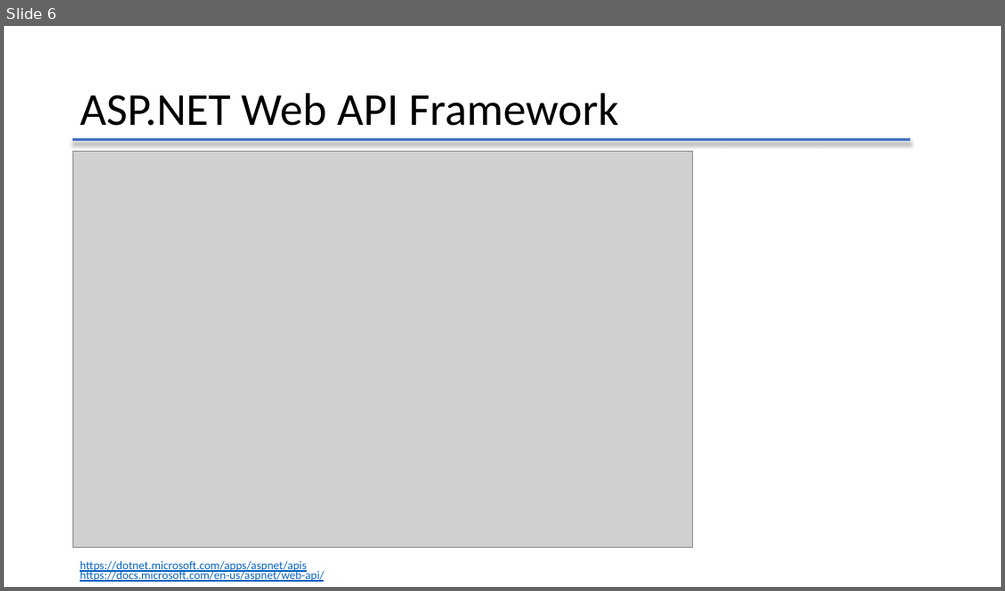
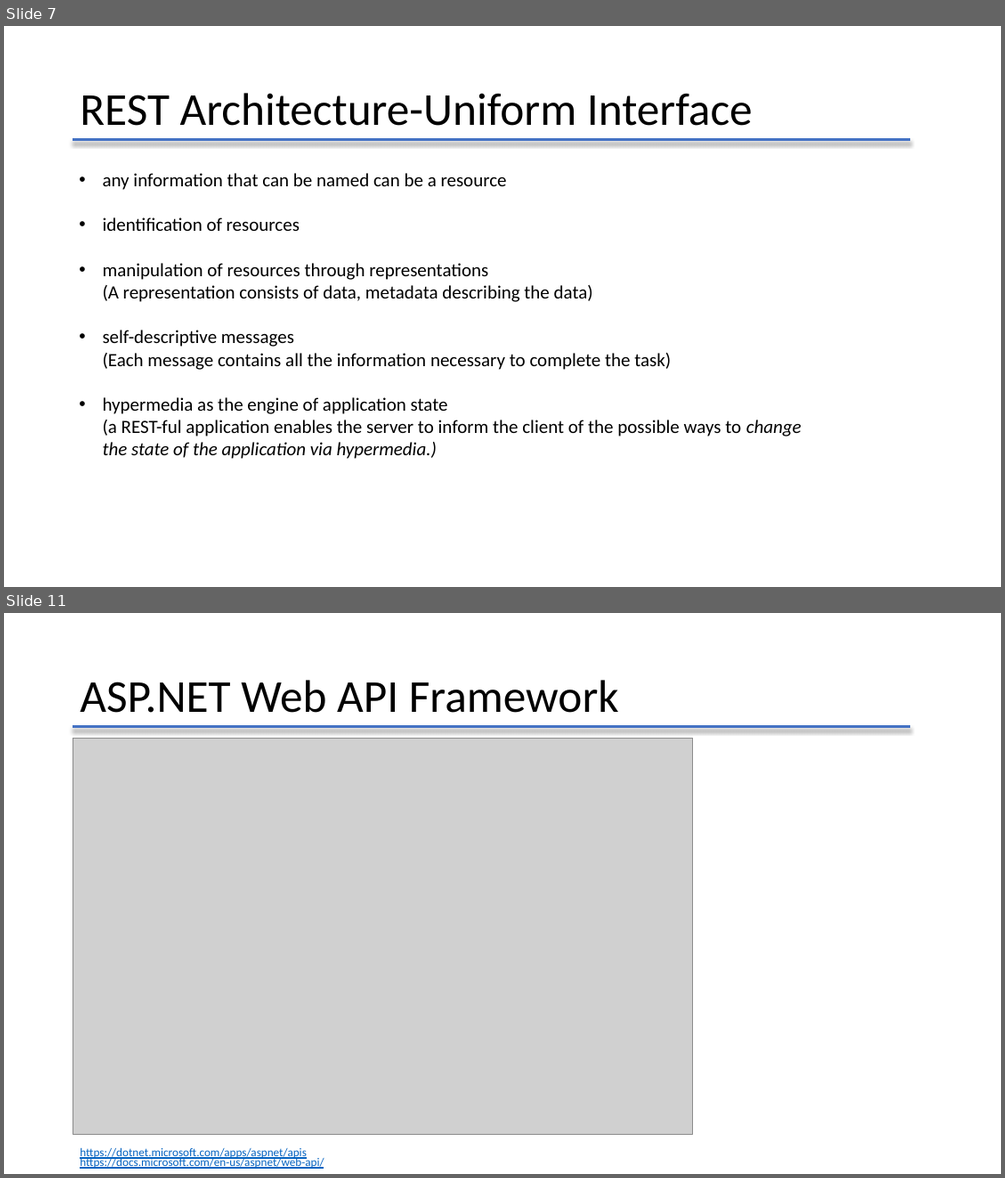
Before and after one commit to lbwxly/Todo, a slide deck: RestApiIntroduction.pptx. Shown one above the other, each under a label of ours: slide 6 before the commit, slides 7 and 11 after it; the slides between them are not shown. The pictures are 1005x591 and 1005x1178 pixels, drawn with LibreOffice and Linux fonts; fonts in the diff are those of the drawing; grey boxes stand for pictures. Boxes give left, top, right and bottom in pixels: in the first picture for what was removed or moved away, otherwise in the second. Text is boxed around its words. In the diff, an @@ line names an element or a change of style, - is before the commit and + after.

```diff
--- a/RestApiIntroduction.pptx
+++ b/RestApiIntroduction.pptx
@@ slide 7 added at (4,26,1001,587), background #FFFFFF @@
@@ title added at (80,93,752,126), 44 pt, text #000000 @@
+REST Architecture-Uniform Interface
@@ line added from (73, 140) to (910, 140), #4472C4 2.25 pt @@
@@ text added at (103,173,801,459), 18 pt, text #000000 @@
+    • any information that can be named can be a resource
+    • identification of resources
+    • manipulation of resources through representations
+      (A representation consists of data, metadata describing the data)
+    • self-descriptive messages
+      (Each message contains all the information necessary to complete the task)
+    • hypermedia as the engine of application state
+      (a REST-ful application enables the server to inform the client of the possible ways to change the state of the application via hypermedia.)
@@ what was slide 6 is now slide 11 @@
```
Also in this commit, not shown: 6 slides changed, 5 other slides added, 6 other files.
